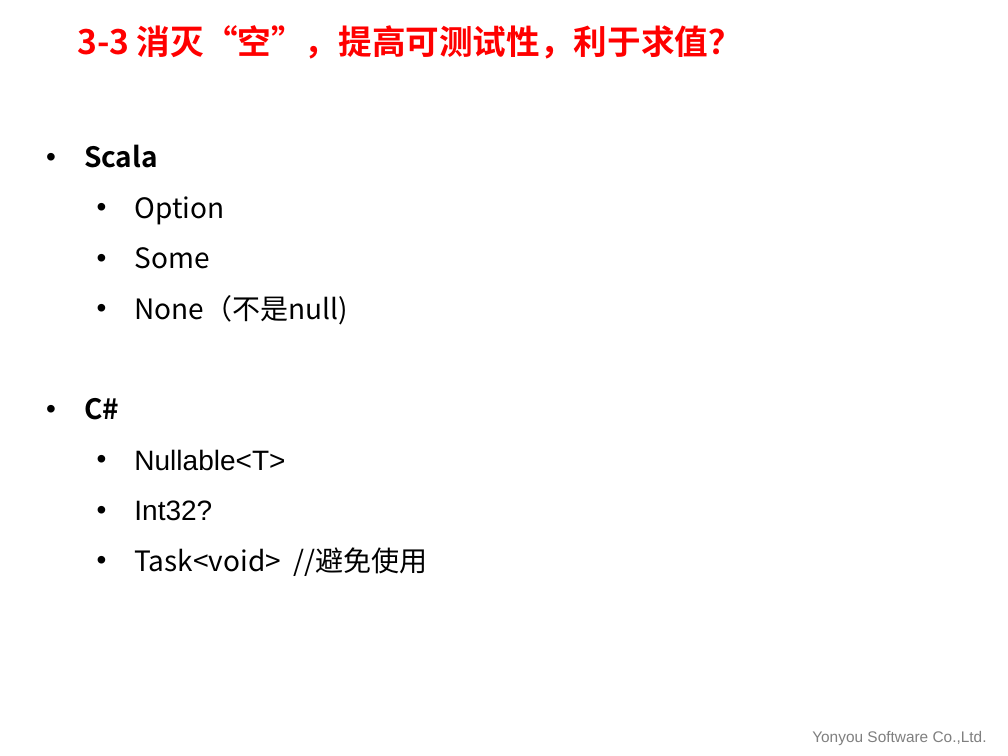
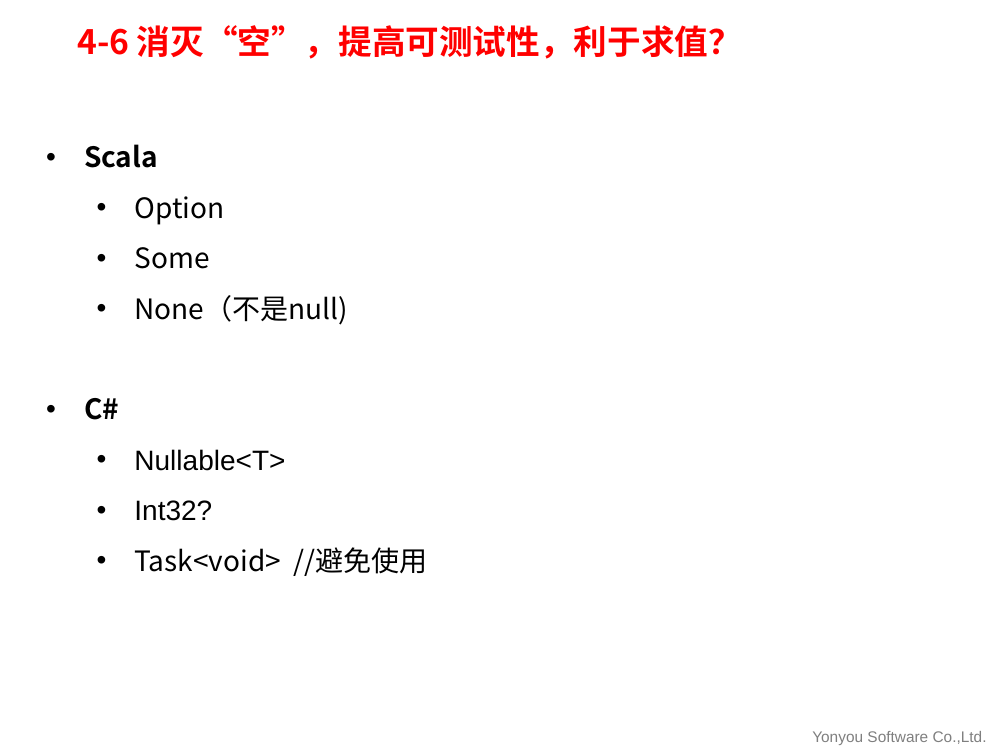
Before and after one commit to U8PLAT/Functional-programming-and-parallel-computing, a slide deck: slide 16 of 函数式语言与并行计算.pptx. Drawn at 1008x756 pixels with LibreOffice and Linux fonts; fonts in the diff are those of the drawing; background and template pictures are left out. Boxes give left, top, right and bottom in pixels: in the first picture for what was removed or moved away, otherwise in the second. Text is boxed around its words. In the diff, an @@ line names an element or a change of style, - is before the commit and + after.

```diff
--- a/函数式语言与并行计算.pptx
+++ b/函数式语言与并行计算.pptx
@@ title at box(77, 25, 742, 59): text changed @@
-3-3 消灭“空”，提高可测试性，利于求值？
+4-6 消灭“空”，提高可测试性，利于求值？
```
Also in this commit, not shown: 16 other slides changed.
